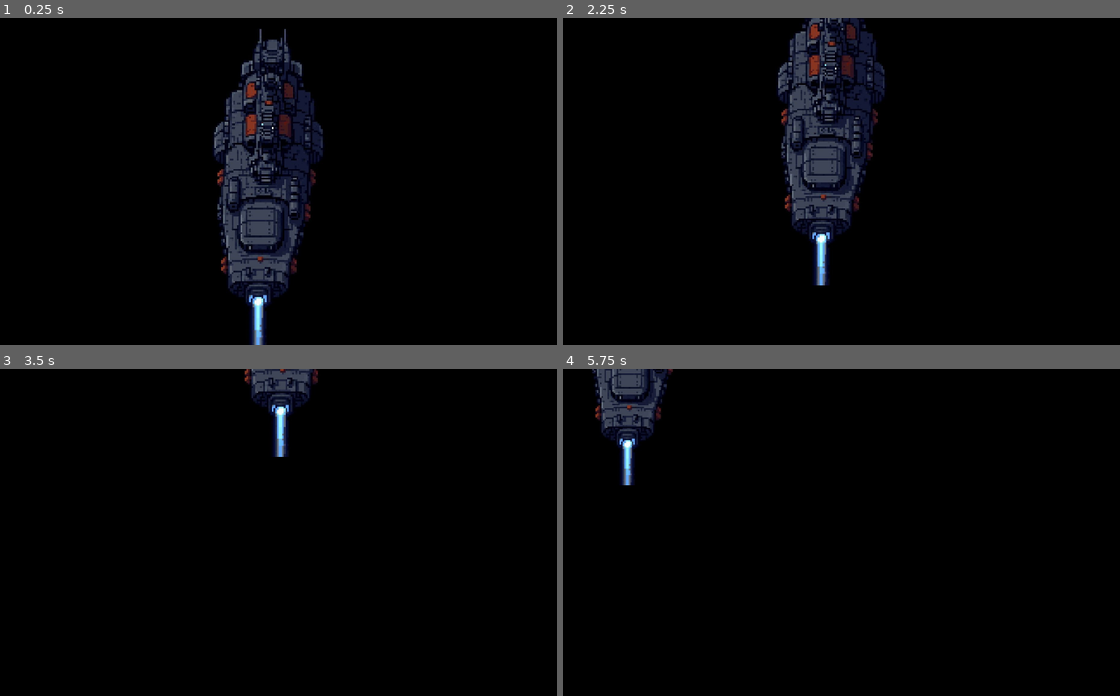
Above: before the commit, frames 1-4 (two rows, left to right).
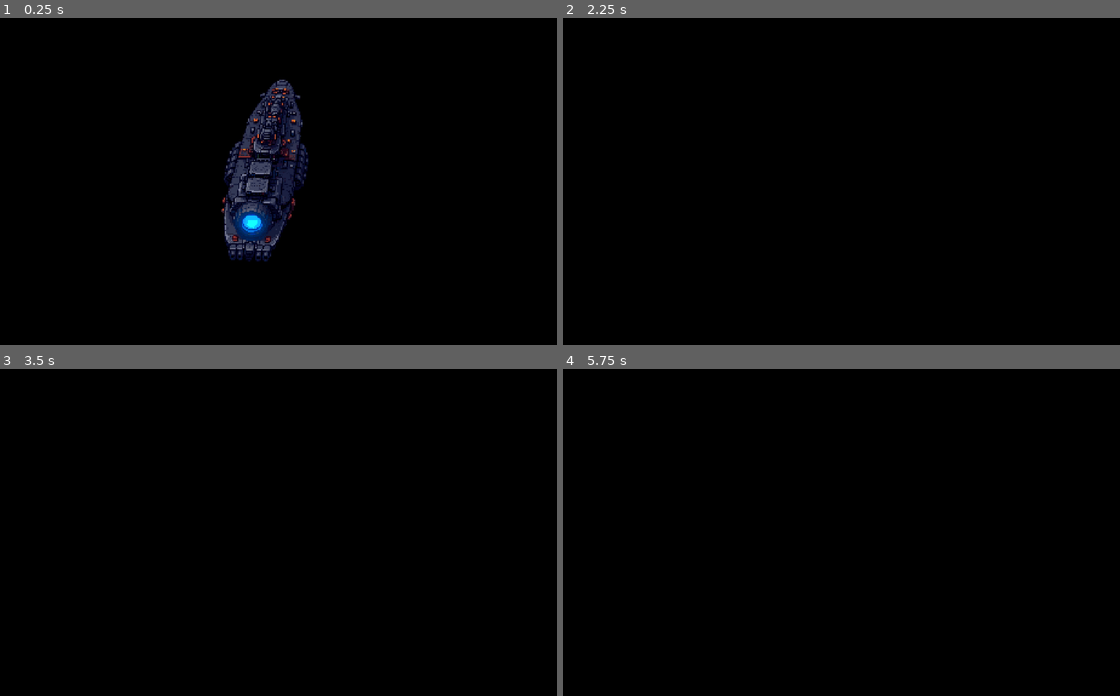
Above: after the commit, the same moments.

Repository: accelangel/space_bastard
Game: Godot game, scene res://Scenes/WorldRoot.tscn
Two runs of this game, one before a commit and one after it. Both use one fixed random seed, a clock stepped at 60 frames per second and the inputs below.
Inputs (mouse positions are in pixels of both pictures, inside the frame that each line leads up to):
- Up to frame 1 (0.25 s): no input
- Up to frame 2 (2.25 s): tap Enter at 0.5 s; move the mouse to (958, 165) at 0.52 s; tap Mouse wheel up (camera_zoom_in) at 0.6, 1.55 s; tap Mouse wheel down (camera_zoom_out) at 0.8, 1.35 s; move the mouse to (713, 197) at 1.27 s; move the mouse to (886, 109) at 2.02 s; hold S (camera_move_down) from 2.03 s (still down)
- Up to frame 3 (3.5 s): tap Mouse wheel down (camera_zoom_out) at 2.3 s; move the mouse to (239, 597) at 2.77 s; release S (camera_move_down) at 2.78 s; tap A (camera_move_left) at 2.85 s; tap Mouse wheel up (camera_zoom_in) at 3.05 s
- Up to frame 4 (5.75 s): move the mouse to (1003, 581) at 3.52 s; hold D (camera_move_right) 3.53-4.28 s; tap Mouse wheel down (camera_zoom_out) at 3.8, 5.3 s; move the mouse to (652, 483) at 4.27 s; tap W (camera_move_up) at 4.35 s; tap Mouse wheel up (camera_zoom_in) at 4.55 s; move the mouse to (858, 532) at 5.02 s; tap Middle mouse button (camera_pan) at 5.1 s

The runs differ from the first frame. In frame 1, 8.7% of the frame differs, in the area x 38-59%, y 3-100%; in frame 2, 8.8%, in the area x 38-58%, y 0-82%; in frame 3, 1.6%; in frame 4, 2.6%.

Commit message:
Added to cursor zooming, cleaned up the script

Diff:
--- a/Scenes/WorldRoot.tscn
+++ b/Scenes/WorldRoot.tscn
@@ -1,7 +1,8 @@
-[gd_scene load_steps=3 format=3 uid="uid://iolvmgmbu42d"]
+[gd_scene load_steps=4 format=3 uid="uid://iolvmgmbu42d"]
 
 [ext_resource type="Script" path="res://Scripts/GameCamera.gd" id="1_at0gn"]
-[ext_resource type="Texture2D" uid="uid://bood0jc7ucevh" path="res://Art/60.JPG" id="2_g0h23"]
+[ext_resource type="Texture2D" uid="uid://bctq41y8vay8u" path="res://Art/PlayerShip.png" id="2_ab88y"]
+[ext_resource type="Texture2D" uid="uid://b7jytf3dc0hbn" path="res://Art/EnemyShip.png" id="3_ucvrg"]
 
 [node name="WorldRoot" type="Node2D"]
 
@@ -22,7 +23,24 @@
 color = Color(0, 0, 0, 1)
 
 [node name="GameCamera" type="Camera2D" parent="."]
+limit_left = -65536
+limit_top = -65536
+limit_right = 65536
+limit_bottom = 65536
+limit_smoothed = true
+position_smoothing_speed = 0.0
+editor_draw_limits = true
 script = ExtResource("1_at0gn")
 
+[node name="PlayerShip" type="Sprite2D" parent="."]
+position = Vector2(-64000, 64000)
+rotation = 0.785398
+texture = ExtResource("2_ab88y")
+
+[node name="EnemyShip" type="Sprite2D" parent="."]
+position = Vector2(64000, -64000)
+rotation = -2.35619
+texture = ExtResource("3_ucvrg")
+
 [node name="Sprite2D" type="Sprite2D" parent="."]
-texture = ExtResource("2_g0h23")
+texture = ExtResource("3_ucvrg")
--- a/Scripts/GameCamera.gd
+++ b/Scripts/GameCamera.gd
@@ -1,15 +1,24 @@
 extends Camera2D
 
-@export var zoomSpeed : float = 10
-var zoomTarget :Vector2
+# Map configuration
+var map_size = Vector2(131072, 131072)
+var zoom_min: Vector2 = Vector2(0.0146484375, 0.0146484375)
+var zoom_max: Vector2 = Vector2(5, 5)
 
+# Zoom system variables
+var zoom_start_mouse_pos = Vector2.ZERO
+var zoom_start_screen_pos = Vector2.ZERO
+@export var zoomSpeed: float = 11
+var zoomTarget: Vector2
+
+# Click and drag variables
 var dragStartMousePos = Vector2.ZERO
 var dragStartCameraPos = Vector2.ZERO
-var isDragging : bool = false
+var isDragging: bool = false
 
 func _ready():
 	zoomTarget = zoom
-	pass
+	zoom_min = calculate_min_zoom()
 
 func _process(delta):
 	Zoom(delta)
@@ -17,16 +26,33 @@
 	ClickAndDrag()
 
 func Zoom(delta):
+	var scroll = 0
+
 	if Input.is_action_just_pressed("camera_zoom_in"):
-		zoomTarget *= 1.1
+		scroll = 1
+	elif Input.is_action_just_pressed("camera_zoom_out"):
+		scroll = -1
 
-	if Input.is_action_just_pressed("camera_zoom_out"):
-		zoomTarget *= 0.9
+	if scroll != 0:
+		var zoom_factor = 1.1 ** scroll
+		zoom_start_mouse_pos = get_global_mouse_position()
+		zoom_start_screen_pos = Vector2(get_viewport().get_mouse_position())
+		zoomTarget *= zoom_factor
+		zoomTarget = clamp(zoomTarget, zoom_min, zoom_max)
 
-	zoom = zoom.slerp(zoomTarget, zoomSpeed * delta) # Makes the zoom choppy and more sluuuurpy aw bby
+	# Smooth interpolation toward target zoom
+	if zoom.distance_to(zoomTarget) > 0.001:
+		var mouse_world_before = zoom_start_mouse_pos
+		zoom = zoom.slerp(zoomTarget, zoomSpeed * delta)
+
+		var viewport_center = Vector2(get_viewport().size) / 2
+		var mouse_world_after = position + (zoom_start_screen_pos - viewport_center) / zoom
+
+		position += mouse_world_before - mouse_world_after
 
 func Pan(delta):
 	var moveAmount = Vector2.ZERO
+
 	if Input.is_action_pressed("camera_move_right"):
 		moveAmount.x += 1
 	if Input.is_action_pressed("camera_move_left"):
@@ -37,16 +63,22 @@
 		moveAmount.y += 1
 
 	moveAmount = moveAmount.normalized()
-	position += moveAmount * delta * 1000 * (1/zoom.x)
+	position += moveAmount * delta * 1000 * (1 / zoom.x)
 
 func ClickAndDrag():
 	if !isDragging and Input.is_action_just_pressed("camera_pan"):
 		dragStartMousePos = get_viewport().get_mouse_position()
 		dragStartCameraPos = position
 		isDragging = true
+
 	if isDragging and Input.is_action_just_released("camera_pan"):
 		isDragging = false
 
 	if isDragging:
 		var moveVector = get_viewport().get_mouse_position() - dragStartMousePos
-		position = dragStartCameraPos - moveVector * (1/zoom.x)
+		position = dragStartCameraPos - moveVector * (1 / zoom.x)
+
+func calculate_min_zoom():
+	var viewport_size = get_viewport_rect().size
+	var required_zoom = (viewport_size.x / map_size.x) * 0.9995
+	return Vector2(required_zoom, required_zoom)
Binary file removed: Art/60.JPG
Binary file added: Art/EnemyShip.png
Not shown, changed: Art/EnemyShip.png.import
Binary file added: Art/PlayerShip.png
Not shown, added: Art/PlayerShip.png.import
